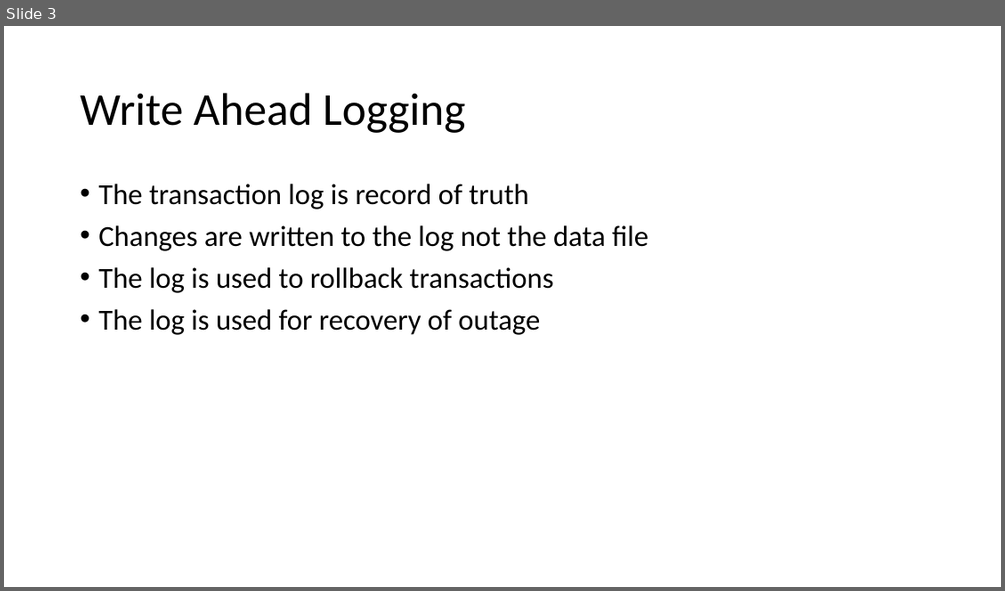
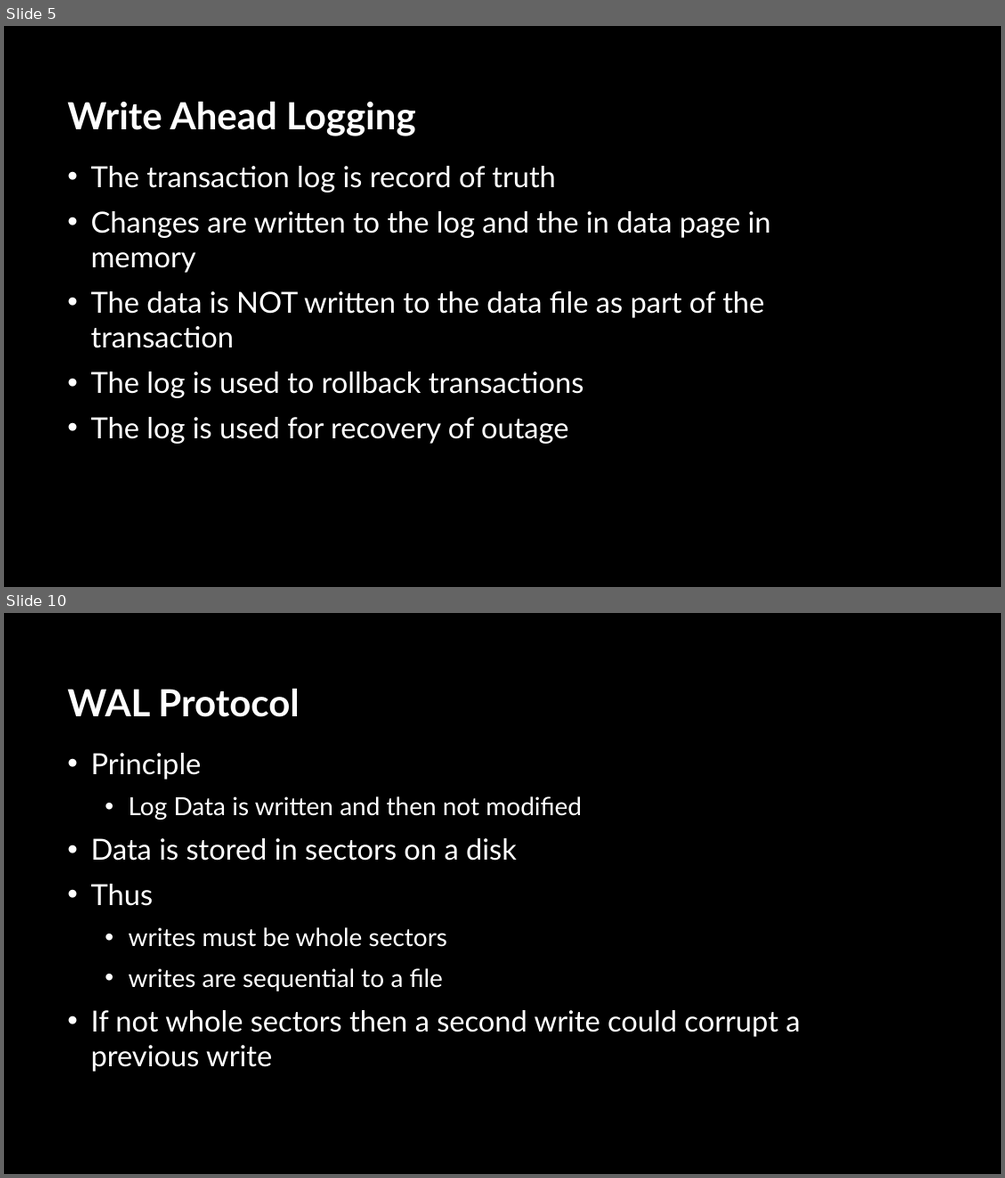
Before and after one commit to sabinio/SQLTraining, a slide deck: Slides/1. Logging.pptx. Shown one above the other, each under a label of ours: slide 3 before the commit, slides 5 and 10 after it; the slides between them are not shown. The pictures are 1005x591 and 1005x1178 pixels, drawn with LibreOffice and Linux fonts; fonts in the diff are those of the drawing; background and template pictures are left out. Boxes give left, top, right and bottom in pixels: in the first picture for what was removed or moved away, otherwise in the second. Text is boxed around its words. In the diff, an @@ line names an element or a change of style, - is before the commit and + after.

```diff
--- a/Slides/1. Logging.pptx
+++ b/Slides/1. Logging.pptx
@@ slide 10 added at (x1=4, y1=613, x2=1001, y2=1174), background picture (left out) @@
@@ title added at (x1=67, y1=688, x2=299, y2=717), 36 pt, text #FFFFFF, bold @@
+WAL Protocol
@@ text added at (x1=91, y1=753, x2=800, y2=1071), 28 pt, text #FFFFFF @@
+• Principle
+  • Log Data is written and then not modified
+• Data is stored in sectors on a disk
+• Thus
+  • writes must be whole sectors
+  • writes are sequential to a file
+• If not whole sectors then a second write could corrupt a previous write
@@ what was slide 3 is now slide 5 @@
@@ slide 5 changed as well @@
@@ background #FFFFFF to picture (left out) @@
@@ title "Write Ahead Logging" moved from (x1=80, y1=93, x2=465, y2=133) to (x1=67, y1=101, x2=416, y2=136) @@
@@ title "Write Ahead Logging" at (x1=67, y1=101, x2=416, y2=136): size 44 to 36 pt, font Calibri to Lato, text colour #000000 to #FFFFFF, bold on; line spacing 0.9 to 1 @@
@@ text "The transaction log is record ..." moved from (x1=98, y1=184, x2=648, y2=335) to (x1=91, y1=166, x2=771, y2=443) @@
@@ text at (x1=91, y1=166, x2=584, y2=443): font Calibri to Lato, text colour #000000 to #FFFFFF in "The transaction log is record of truth", "The log is used to rollback transactions", "The log is used for recovery of ..."; indent changed; line spacing 0.9 to 1 @@
@@ text at (x1=91, y1=211, x2=771, y2=348): text changed; font Calibri to Lato; text colour #000000 to #FFFFFF @@
-• Changes are written to the log not the data file
+• Changes are written to the log and the in data page in memory
+• The data is NOT written to the data file as part of the transaction
```
Also in this commit, not shown: 15 other slides changed, 19 other slides added, 1 slide removed.
